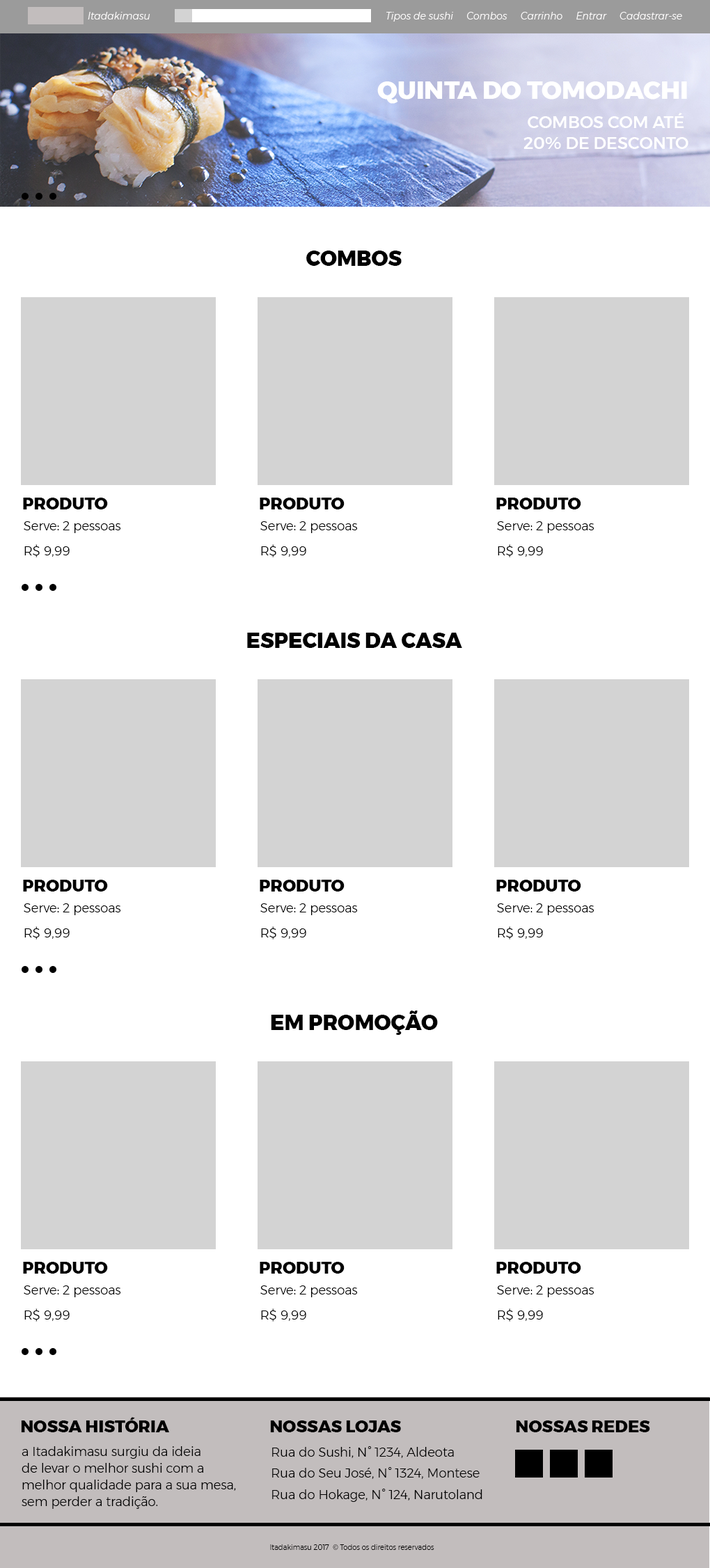
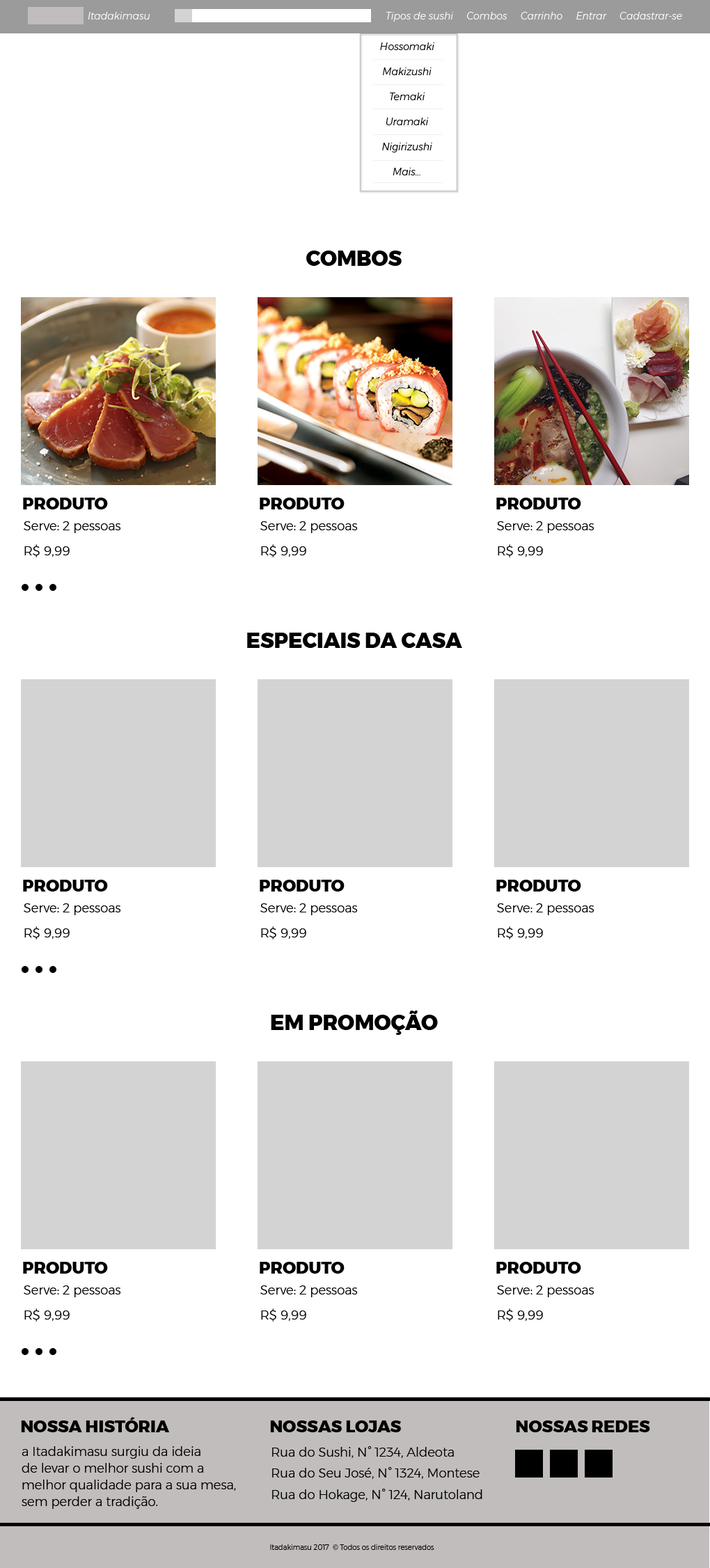
The second w=710, h=1568 image is a revision of the first. Changes to its layers:
removed layer "Rectangle 9" (7th of 9, in "combos" › "produto copy 2") from group "produto copy 2" over 494, 297, 690, 486
added layer "prato3.jpg8" in group "produto copy 2" over 494, 297, 690, 486
removed layer "Rectangle 9" (8th of 9, in "combos" › "produto copy") from group "produto copy" over 257, 297, 453, 486
added layer "prato2.jpg8" in group "produto copy" over 257, 297, 453, 486
removed layer "Rectangle 9" (9th of 9, in "combos" › "produto") from group "produto" over 20, 297, 216, 486
added layer "prato1.jpg8" in group "produto" over 20, 297, 216, 486
hid group "carrousel" (5 layers) over 0, 33, 710, 207
showed group "drop-menu" (8 layers) over 359, 33, 458, 192
